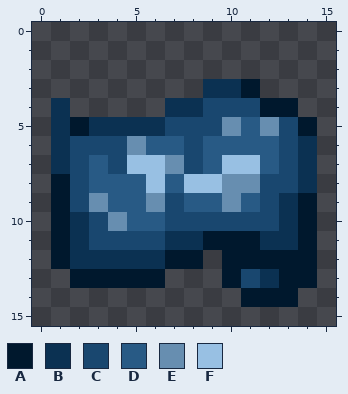
Two states of a pixel-art file, textures/aseprites/blueprint.ase. Above, as it was before the edit.
16x16 pixels, 1 frame. The old version is drawn lined up with the new one.
Palette (. is transparent): A #00182d  B #0b3152  C #19476f  D #285a85  E #678eb0  F #98c0e3
Pixels before, first column x 1:
 3 ........BBA...
 4 B.....BBCCCAA.
 5 BABBBBCCCEDECA
 6 BCCCEDDCDDDDCB
 7 BCDCFFECDFFDCB
 8 ACDDDFDFFEECCB
 9 ACEDDECDDEDCBA
10 ABCEDDCCCCCCBA
11 ABCCCCBBAAABBA
12 ABBBBBAA.AAAAA
13 .AAAAA...ACBAA
14 ..........AAA.
The result:
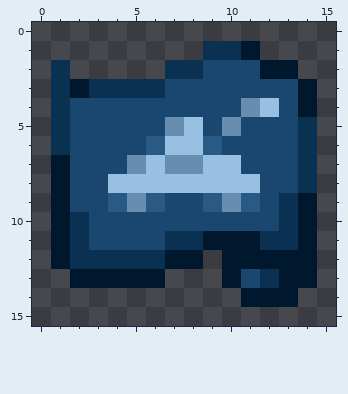
The commit says: Blueprint machine models
Diff:
whole drawing moved by +0,+1 (the old picture is shown already moved)
y 1: x 9..11 ... -> BBA
y 2: x 1 . -> B; x 7..13 ....... -> BBCCCAA
y 3: x 1..14 ........BBA... -> BABBBBCCCCCCCA
y 4: x 2..8 .....BB -> CCCCCCC; x 11..14 CAA. -> EFCA
y 5: x 2..8 ABBBBCC -> CCCCCEF; x 11..12 DE -> CC; x 14 A -> B
y 6: x 5 E -> C; x 7..8 DC -> FF; x 10..12 DDD -> CCC
y 7: x 1 B -> A; x 3 D -> C; x 5 F -> E; x 8..9 CD -> EF; x 11..12 FD -> CC
y 8: x 3..5 DDD -> CFF; x 7 D -> F; x 10..11 EE -> FF
y 9: x 3 E -> C; x 5..6 DE -> ED; x 8 D -> C
y 10: x 4..6 EDD -> CCC
